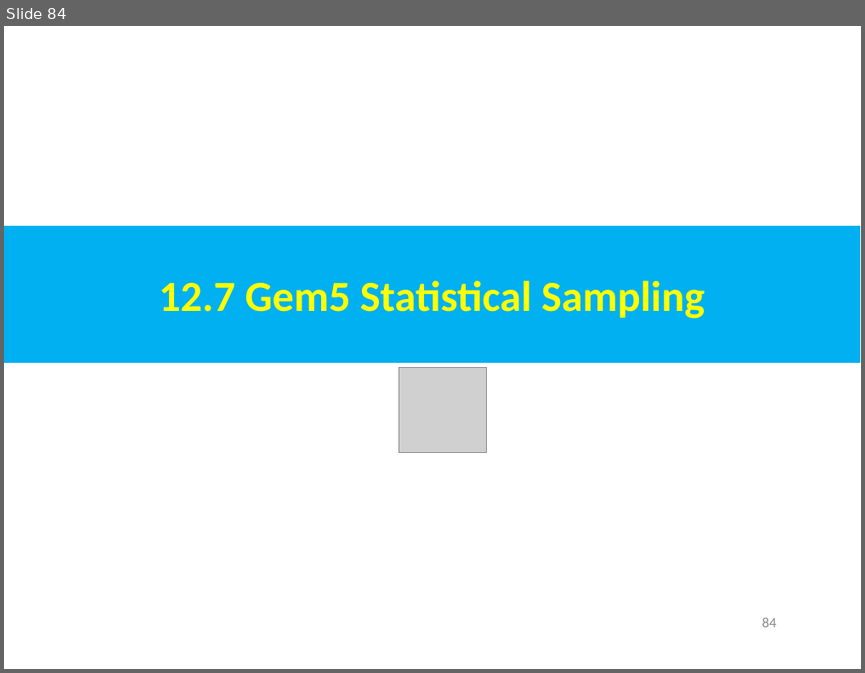
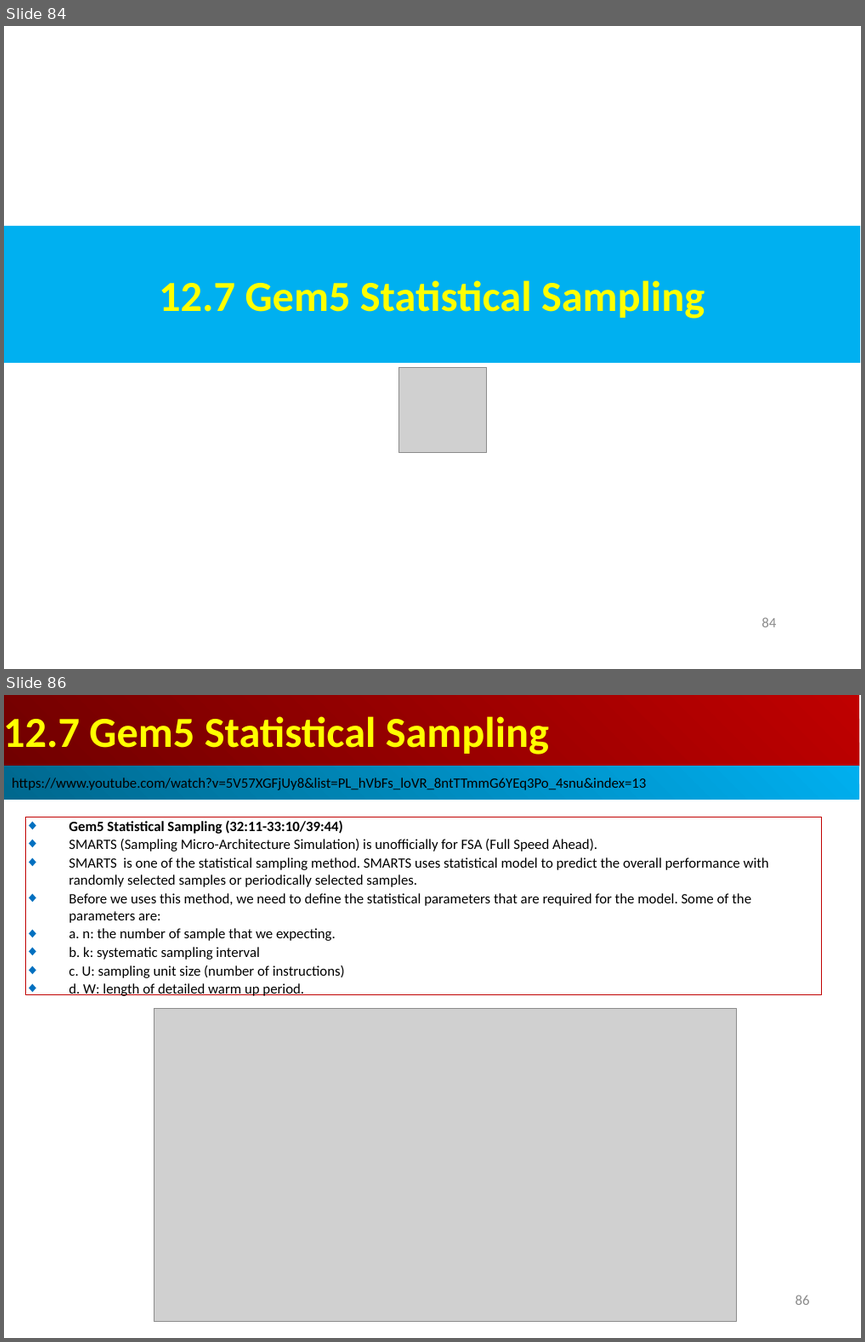
Before and after one commit to peterhchen/AIU_CS850_Gem5_McPAT, a slide deck: 050_Gem5/013.SampleSim/000_Video/013.SampleSim.ppt. Shown one above the other, each under a label of ours: slide 84 before the commit, slides 84 and 86 after it; the slides between them are not shown. The pictures are 865x673 and 865x1342 pixels, drawn with LibreOffice and Linux fonts; fonts in the diff are those of the drawing; grey boxes stand for pictures. Boxes give left, top, right and bottom in pixels: in the first picture for what was removed or moved away, otherwise in the second. Text is boxed around its words. In the diff, an @@ line names an element or a change of style, - is before the commit and + after.

```diff
--- a/050_Gem5/013.SampleSim/000_Video/013.SampleSim.ppt
+++ b/050_Gem5/013.SampleSim/000_Video/013.SampleSim.ppt
@@ slide 86 added at (4, 695, 861, 1338), background #FFFFFF @@
@@ rectangle added at (4, 695, 859, 766), fill gradient #BF0000 to #710000, 36 pt, text #FFFF00, bold @@
+12.7 Gem5 Statistical Sampling
@@ rectangle added at (4, 766, 859, 800), fill gradient #00AFEF to #00688E, 12 pt, text #000000 @@
+https://www.youtube.com/watch?v=5V57XGFjUy8&list=PL_hVbFs_loVR_8ntTTmmG6YEq3Po_4snu&index=13
@@ rectangle added at (25, 817, 822, 995), outline #C00000 0.74 pt, 12 pt, text #000000 @@
+◆ Gem5 Statistical Sampling (32:11-33:10/39:44)
+◆ SMARTS (Sampling Micro-Architecture Simulation) is unofficially for FSA (Full Speed Ahead).
+◆ SMARTS is one of the statistical sampling method. SMARTS uses statistical model to predict the overall performance with randomly selected samples or periodically selected samples.
+◆ Before we uses this method, we need to define the statistical parameters that are required for the model. Some of the parameters are:
+◆ a. n: the number of sample that we expecting.
+◆ b. k: systematic sampling interval
+◆ c. U: sampling unit size (number of instructions)
+◆ d. W: length of detailed warm up period.
@@ picture added at (154, 1008, 737, 1321) @@
@@ page number added at (795, 1294, 810, 1304), 12 pt, text #8B8B8B @@
+86
```
Also in this commit, not shown: 28 slides changed.
